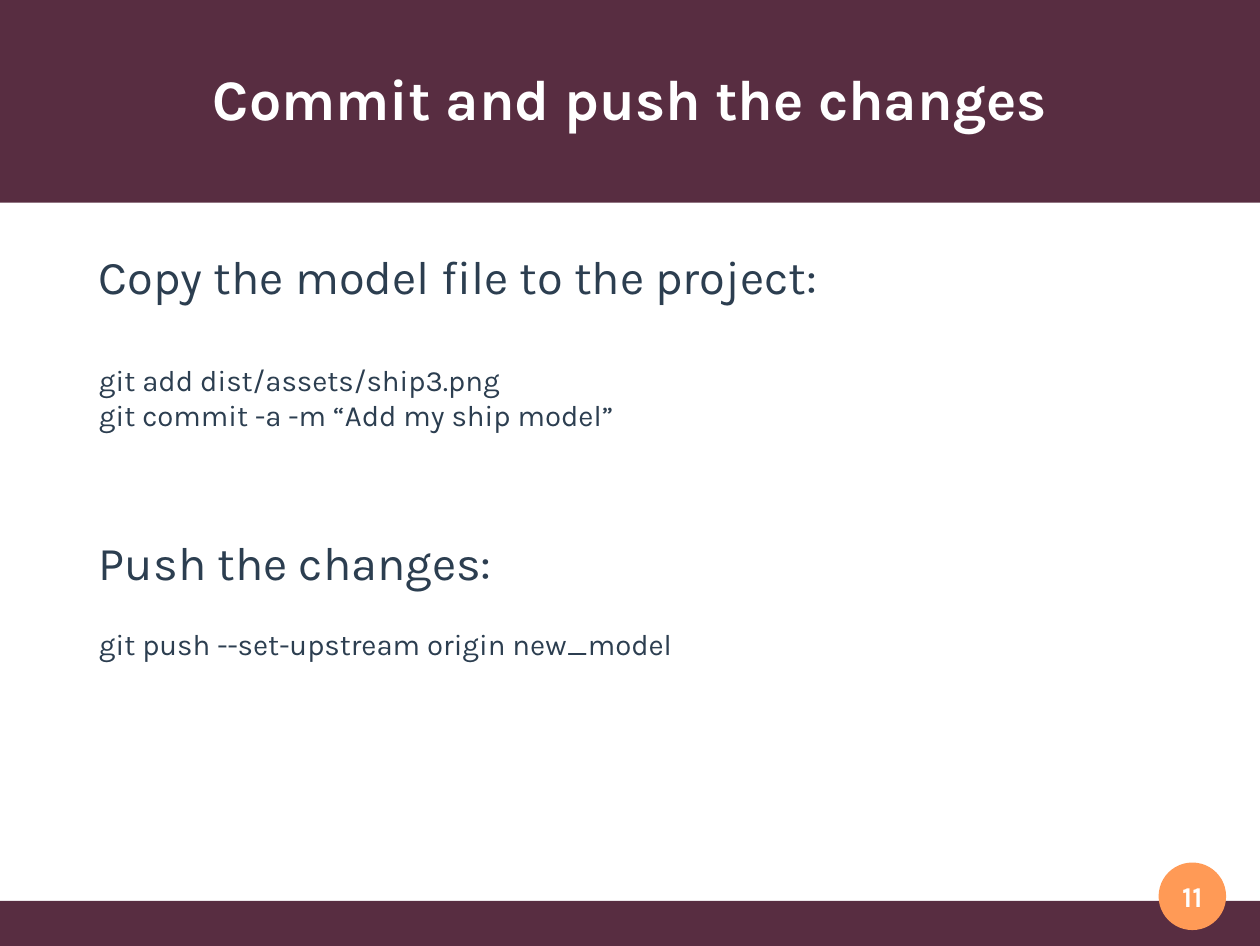
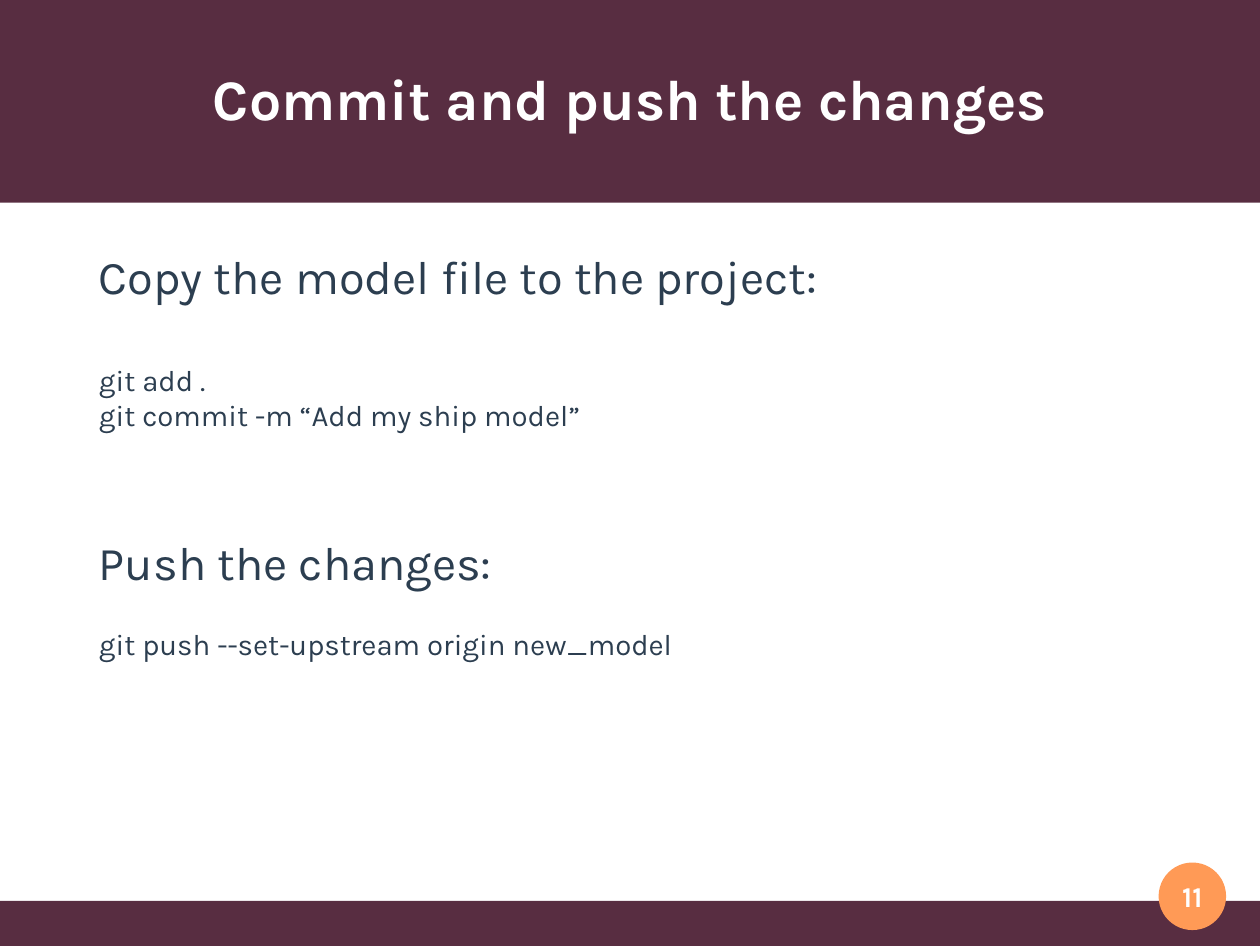
Before and after one commit to HacktoberfestMunich/Presentations, a slide deck: slide 11 of firstPR2020/firstPR.odp. Drawn at 1260x946 pixels with LibreOffice and Linux fonts; fonts in the diff are those of the drawing. Boxes give left, top, right and bottom in pixels: in the first picture for what was removed or moved away, otherwise in the second. Text is boxed around its words. In the diff, an @@ line names an element or a change of style, - is before the commit and + after.

```diff
--- a/firstPR2020/firstPR.odp
+++ b/firstPR2020/firstPR.odp
@@ text at [99, 371, 580, 433]: text changed @@
-git add dist/assets/ship3.png
-git commit -a -m “Add my ship model”
+git add .
+git commit -m “Add my ship model”
```
Also in this commit, not shown: 1 other file.
